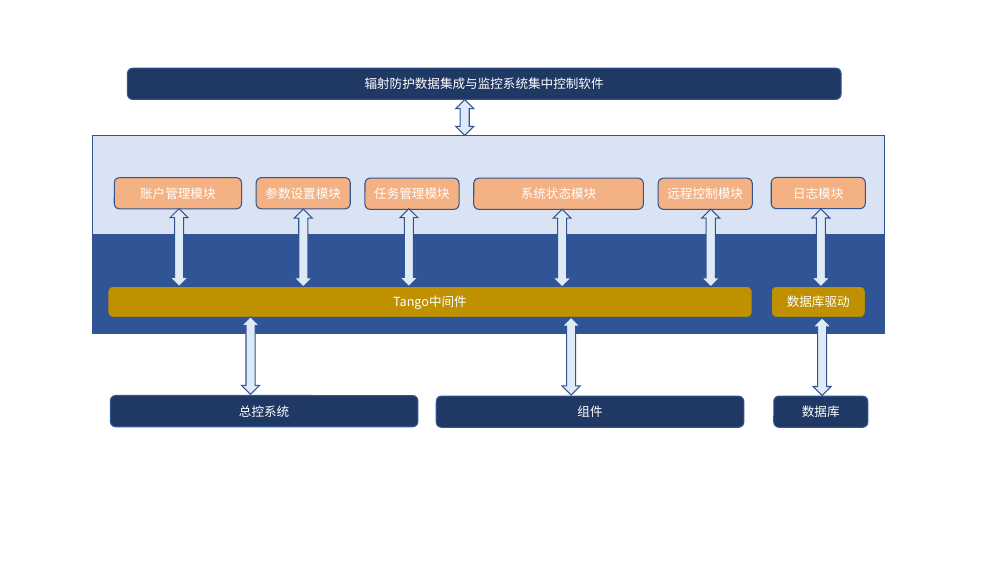
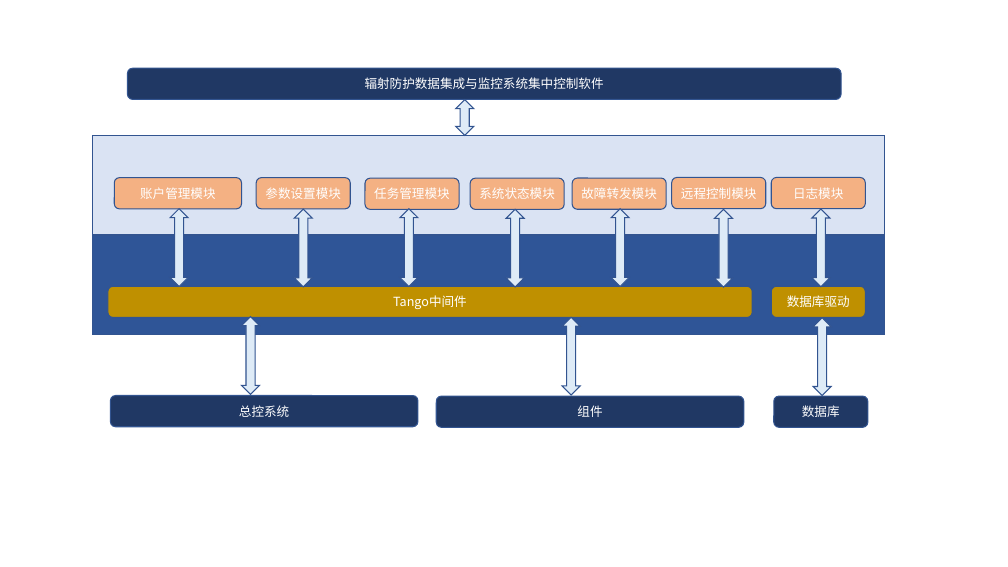
Before and after one commit to xiechongzhu/RadiationSystem, a slide deck: slide 2 of 项目文档/设计/Design.pptx. Drawn at 1008x567 pixels with LibreOffice and Linux fonts; fonts in the diff are those of the drawing. Boxes give left, top, right and bottom in pixels: in the first picture for what was removed or moved away, otherwise in the second. Text is boxed around its words. In the diff, an @@ line names an element or a change of style, - is before the commit and + after.

Commit message:
增加故障转发功能

```diff
--- a/项目文档/设计/Design.pptx
+++ b/项目文档/设计/Design.pptx
@@ rounded rectangle "系统状态模块": place and size @@
-rounded rectangle "系统状态模块" at bbox=[474, 178, 644, 209]
+rounded rectangle "系统状态模块" at bbox=[470, 178, 564, 209]
@@ rounded rectangle added at bbox=[572, 178, 666, 209], fill #F4B183, outline #325491 1 pt, 12 pt, text #FFFFFF @@
+故障转发模块
@@ rounded rectangle "远程控制模块": place and size @@
-rounded rectangle "远程控制模块" at bbox=[659, 178, 752, 209]
+rounded rectangle "远程控制模块" at bbox=[672, 178, 766, 209]
@@ up down arrow: place and size @@
-up down arrow at bbox=[554, 209, 572, 287]
+up down arrow at bbox=[506, 209, 524, 287]
@@ up down arrow added at bbox=[611, 209, 629, 287], fill #DEEBF7, outline #325491 1 pt @@
@@ up down arrow: place and size @@
-up down arrow at bbox=[702, 209, 720, 287]
+up down arrow at bbox=[715, 209, 733, 287]
```
Also in this commit, not shown: 17 other files.
